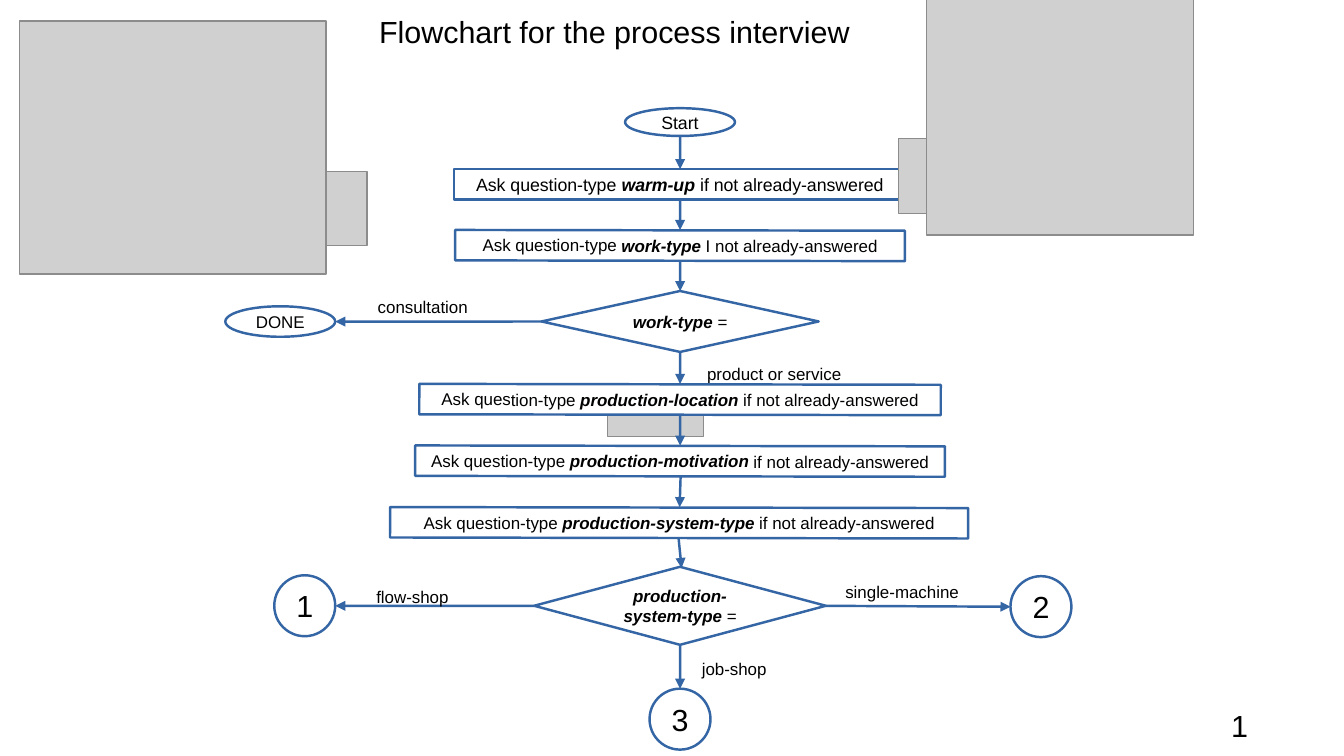
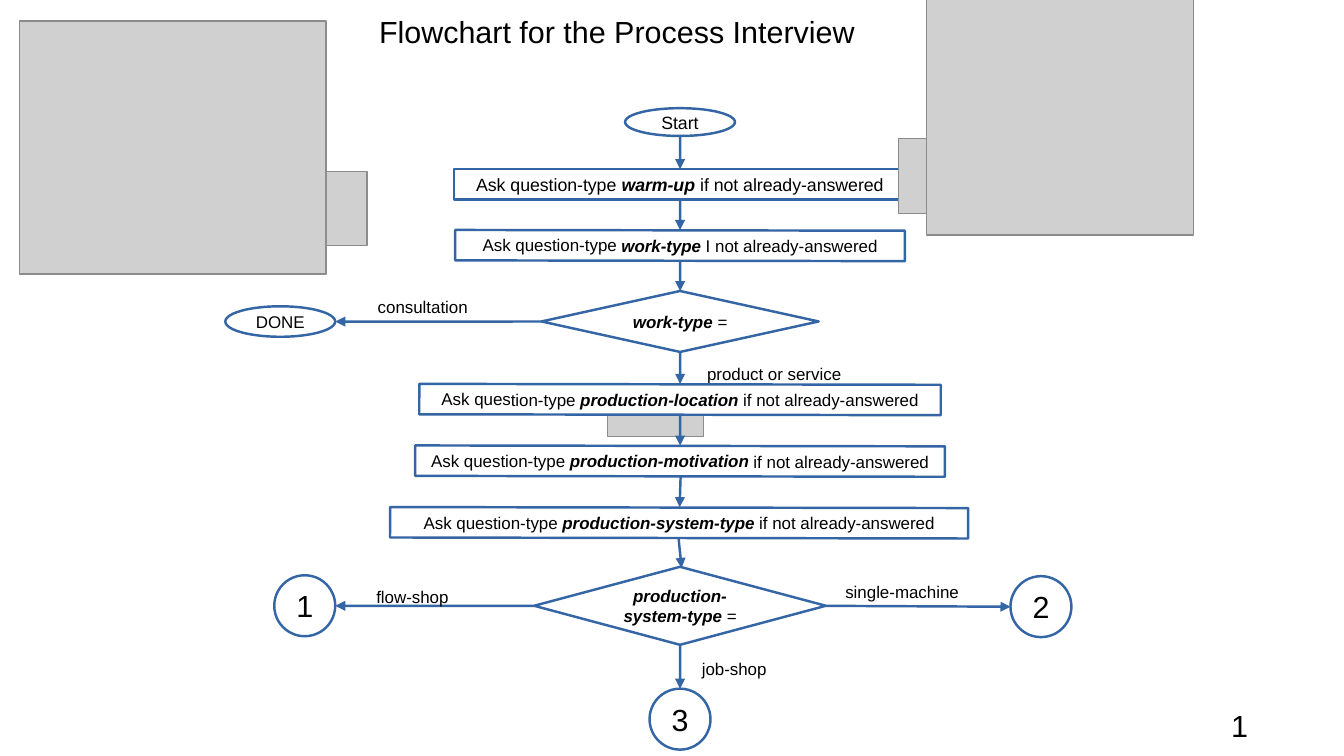
Before and after one commit to pdenno/schedulingTBD, a slide deck: slide 1 of data/instructions/interviewers/process-interview-flowchart.odp. Drawn at 1344x756 pixels with LibreOffice and Linux fonts; fonts in the diff are those of the drawing; grey boxes stand for pictures. Boxes give left, top, right and bottom in pixels: in the first picture for what was removed or moved away, otherwise in the second. Text is boxed around its words. In the diff, an @@ line names an element or a change of style, - is before the commit and + after.

```diff
--- a/data/instructions/interviewers/process-interview-flowchart.odp
+++ b/data/instructions/interviewers/process-interview-flowchart.odp
@@ text at (379,21,855,44): text changed @@
-Flowchart for the process interview
+Flowchart for the Process Interview
```
Also in this commit, not shown: 1 other slide changed, 8 other files.
